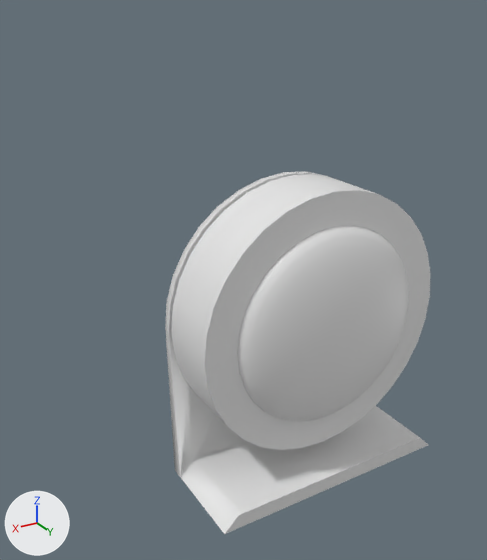
The Blender file Assets/Models/robovac.blend, before and after one commit.
One viewpoint serves both versions: a camera (50 mm lens) standing at (1.371, 1.996, 1.11) and looking at (0.212, 0.065, 0.144). Lighting does not change. The marker at lower left points along +X, +Y and +Z.

Before the edit, the objects in view are built like this:
```python
me_circle = bpy.data.meshes.new('Circle')
me_circle.from_pydata(...)  # 254 vertices, 255 faces; spans x -0.5..0.5, y 0.0..0.4, z -0.638..0.5
me_circle.polygons.foreach_set('use_smooth', [True] * 255)
# faces by material slot: [128, 127]
me_circle.materials.append(mat_material_000)  # white #e7e7e7
me_circle.materials.append(mat_material_001)  # white #e7e7e7
me_cylinder = bpy.data.meshes.new('Cylinder')
me_cylinder.from_pydata(...)  # 383 vertices, 351 faces; spans x -0.5..0.5, y 0.05..0.396, z -0.5..0.5
me_cylinder.polygons.foreach_set('use_smooth', [True] * 351)
# faces by material slot: [81, 256, 14]
me_cylinder.materials.append(mat_material_000)  # white #e7e7e7
me_cylinder.materials.append(mat_material_002)  # white #e7e7e7
me_cylinder.materials.append(mat_material_001)  # white #e7e7e7
ob_robovac = bpy.data.objects.new('robovac', me_cylinder)
ob_robovac.parent = ob_robovac_parent
ob_robovac.location = (0.0, 0.0, 0.0)
_m = ob_robovac.modifiers.new('EdgeSplit', 'EDGE_SPLIT')
_m.use_edge_angle = False
ob_station = bpy.data.objects.new('station', me_circle)
ob_station.parent = ob_robovac_parent
ob_station.location = (0.0, 0.0, 0.0)
_m = ob_station.modifiers.new('EdgeSplit', 'EDGE_SPLIT')
_m.use_edge_angle = False
```
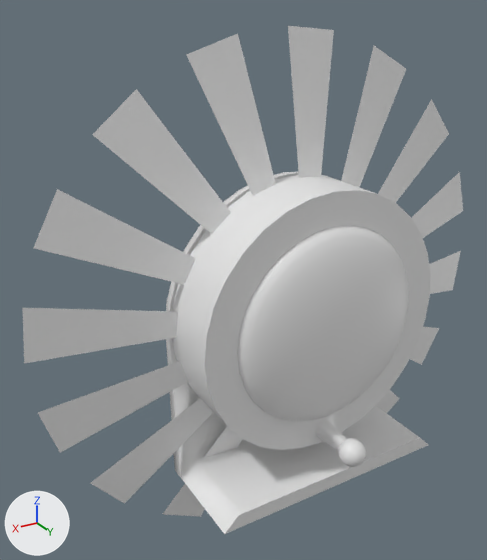
Commit message: improved robovac

Location of each change, (x1, y1, x2, y2) in pixels of the pictures (487 x 560 px):
```json
{"object": "robovac", "change": "reshaped", "before": [171, 174, 431, 450], "after": [172, 175, 431, 467]}
{"object": "rays", "change": "added", "after": [22, 26, 463, 517]}
{"part": 1, "of": "me_cylinder", "change": "added", "after": [338, 438, 366, 467]}
{"part": 2, "of": "me_cylinder", "change": "built on", "before": [301, 411, 342, 448], "after": [301, 411, 347, 451]}
```

Scene script edits in JSON lines:
```json
{"block": "me_cylinder", "where": "# used by ob_robovac; parent = ob_robovac_parent; location = (0.0, 0.0, 0.0)"}
{"op": "remove", "block": "me_cylinder", "code": "me_cylinder.from_pydata(...)  # 383 vertices, 351 faces; spans x -0.5..0.5, y 0.05..0.396, z -0.5..0.5"}
{"op": "add", "block": "me_cylinder", "code": "me_cylinder.from_pydata(...)  # 877 vertices, 875 faces; spans x -0.5..0.5, y 0.05..0.527, z -0.5..0.5"}
{"block": "me_cylinder", "change": "me_cylinder part 1: a new loose piece, a UV sphere (32 segments, 16 rings, poles along y) spanning x -0.05..0.05, y 0.427..0.527, z -0.483..-0.383, in mat_material_000 (white #e7e7e7)"}
{"block": "me_cylinder", "change": "me_cylinder part 2"}
{"block": "me_cylinder", "change": "2 faces are deleted"}
{"block": "me_cylinder", "change": "12 vertices are added at x -0.032..0.032, y 0.3..0.477, z -0.474..-0.392"}
{"block": "me_cylinder", "change": "14 new faces join them, mat_material_000 (white #e7e7e7)"}
{"op": "add", "block": "me_circle_001", "code": ["me_circle_001 = bpy.data.meshes.new('Circle.001')", "me_circle_001.from_pydata(...)  # 64 vertices, 16 faces; spans x -1.0..1.0, y 0.0..0.12, z -1.0..1.0"]}
{"op": "add", "block": "ob_rays", "code": ["ob_rays = bpy.data.objects.new('rays', me_circle_001)", "ob_rays.parent = ob_robovac", "ob_rays.location = (0.0, 0.0, 0.0)"]}
```
